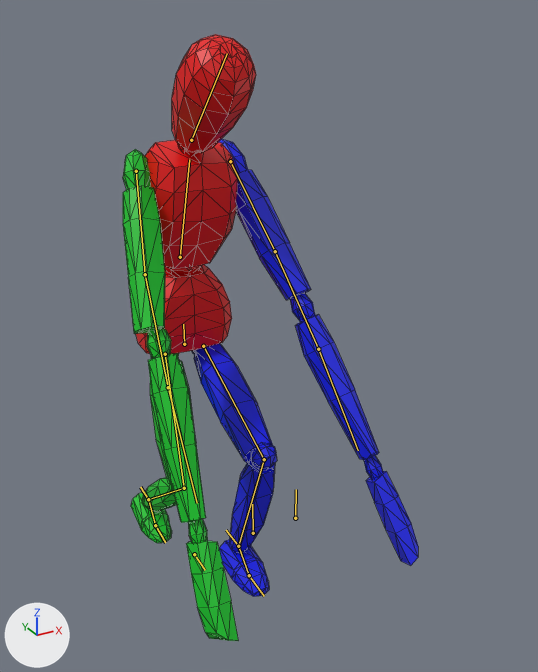
What one commit did to the glTF model Resources/Models/monster.glb.
The view is the same before and after, from a 50 mm lens placed at (-0.684, -1.716, 1.538), pointed at (0.152, -0.197, 0.778). The lights are fixed; the arrows at lower left show +X, +Y and +Z. Both versions are drawn at frame 16 of the action 'Chase_loop'; the numbers are the values there. The bones that bend it are drawn over the model as lines. Mesh edges are drawn as thin lines.
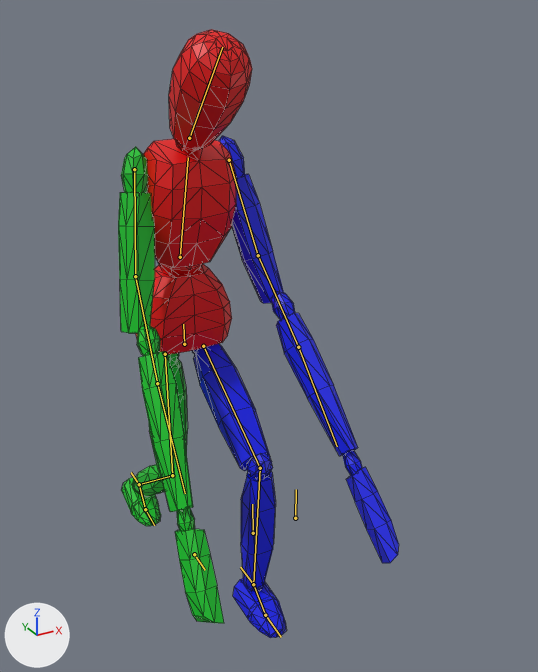
Location of each change, [x1, y1, x2, y2] in pixels of the pictures (538 x 672 px):
'Cube', posed: before [123, 34, 418, 641]; after [118, 29, 399, 638]
bone 'Spine', root to tip: before (180, 257) to (189, 159); after (180, 257) to (188, 157)
bone 'Upper Arm.L', root to tip: before (230, 161) to (275, 251); after (229, 160) to (258, 255)
bone 'Lower Arm.L', root to tip: before (275, 251) to (318, 349); after (258, 255) to (298, 347)
bone 'Upper Arm.R', root to tip: before (136, 171) to (145, 274); after (134, 169) to (135, 276)
bone 'Lower Arm.R', root to tip: before (145, 274) to (168, 387); after (135, 276) to (157, 383)
bone 'Upper Leg.L', root to tip: before (203, 346) to (264, 459); after (203, 346) to (260, 468)
bone 'Lower Leg.L', root to tip: before (264, 459) to (238, 546); after (260, 468) to (253, 584)
bone 'Foot.L', root to tip: before (238, 546) to (249, 575); after (253, 584) to (265, 615)
bone 'Upper Leg.R', root to tip: before (165, 354) to (184, 488); after (165, 354) to (172, 475)
bone 'Lower Leg.R', root to tip: before (184, 488) to (148, 499); after (172, 475) to (139, 484)

The change, as a diff of the scene's bpy script:
```diff
--- a/Resources/Models/monster.glb.py
+++ b/Resources/Models/monster.glb.py
@@ bone_spine @@
 bone_spine = bpy.data.objects['Armature'].pose.bones['Spine']  # child of 'Hip'
-bone_spine.rotation_quaternion = (0.987, 0.163, 0.0, 0.0)  # degrees (19, 0, 0)
+bone_spine.rotation_quaternion = (0.99, 0.144, 0.0, 0.0)  # degrees (17, 0, 0)
@@ bone_upper_arm_l @@
 bone_upper_arm_l = bpy.data.objects['Armature'].pose.bones['Upper Arm.L']  # child of 'Spine'
-bone_upper_arm_l.rotation_quaternion = (0.731, 0.36, -0.252, -0.522)  # degrees (52, 0, -71)
+bone_upper_arm_l.rotation_quaternion = (0.764, 0.254, -0.104, -0.584)  # degrees (31, 8, -73)
@@ bone_lower_arm_l @@
 bone_lower_arm_l = bpy.data.objects['Armature'].pose.bones['Lower Arm.L']  # child of 'Upper Arm.L'
-bone_lower_arm_l.rotation_quaternion = (1.0, 0.004, -0.001, -0.016)  # degrees (0, 0, -2)
+bone_lower_arm_l.rotation_quaternion = (0.967, 0.252, -0.034, 0.016)  # degrees (29, -4, 1)
@@ bone_upper_arm_r @@
 bone_upper_arm_r = bpy.data.objects['Armature'].pose.bones['Upper Arm.R']  # child of 'Spine'
-bone_upper_arm_r.rotation_quaternion = (0.727, 0.357, 0.236, 0.538)  # degrees (51, -2, 72)
+bone_upper_arm_r.rotation_quaternion = (0.75, 0.25, 0.089, 0.605)  # degrees (29, -10, 75)
@@ bone_lower_arm_r @@
 bone_lower_arm_r = bpy.data.objects['Armature'].pose.bones['Lower Arm.R']  # child of 'Upper Arm.R'
-bone_lower_arm_r.rotation_quaternion = (0.999, 0.015, -0.004, 0.05)  # degrees (2, -1, 6)
+bone_lower_arm_r.rotation_quaternion = (0.984, 0.179, 0.013, -0.009)  # degrees (21, 2, -1)
@@ bone_upper_leg_l @@
 bone_upper_leg_l = bpy.data.objects['Armature'].pose.bones['Upper Leg.L']  # child of 'Hip'
-bone_upper_leg_l.rotation_quaternion = (0.85, 0.527, 0.0, -0.001)  # degrees (64, 0, 0)
+bone_upper_leg_l.rotation_quaternion = (0.878, 0.478, 0.0, 0.0)  # degrees (57, 0, 0)
@@ bone_lower_leg_l @@
 bone_lower_leg_l = bpy.data.objects['Armature'].pose.bones['Lower Leg.L']  # child of 'Upper Leg.L'
-bone_lower_leg_l.rotation_quaternion = (0.744, -0.668, 0.0, 0.001)  # degrees (-84, 0, 0)
+bone_lower_leg_l.rotation_quaternion = (0.862, -0.507, 0.0, 0.001)  # degrees (-61, 0, 0)
@@ bone_foot_l @@
 bone_foot_l = bpy.data.objects['Armature'].pose.bones['Foot.L']  # child of 'Lower Leg.L'
-bone_foot_l.rotation_quaternion = (0.991, 0.135, 0.0, 0.0)  # degrees (15, 0, 0)
+bone_foot_l.rotation_quaternion = (1.0, 0.013, 0.0, 0.0)  # degrees (1, 0, 0)
@@ bone_upper_leg_r @@
 bone_upper_leg_r = bpy.data.objects['Armature'].pose.bones['Upper Leg.R']  # child of 'Hip'
-bone_upper_leg_r.rotation_quaternion = (0.995, 0.104, 0.0, 0.0)  # degrees (12, 0, 0)
+bone_upper_leg_r.rotation_quaternion = (1.0, -0.005, 0.0, 0.0)  # degrees (-1, 0, 0)
@@ bone_lower_leg_r @@
 bone_lower_leg_r = bpy.data.objects['Armature'].pose.bones['Lower Leg.R']  # child of 'Upper Leg.R'
-bone_lower_leg_r.rotation_quaternion = (0.854, -0.52, 0.0, -0.001)  # degrees (-63, 0, 0)
+bone_lower_leg_r.rotation_quaternion = (0.898, -0.44, 0.0, 0.0)  # degrees (-52, 0, 0)
```
